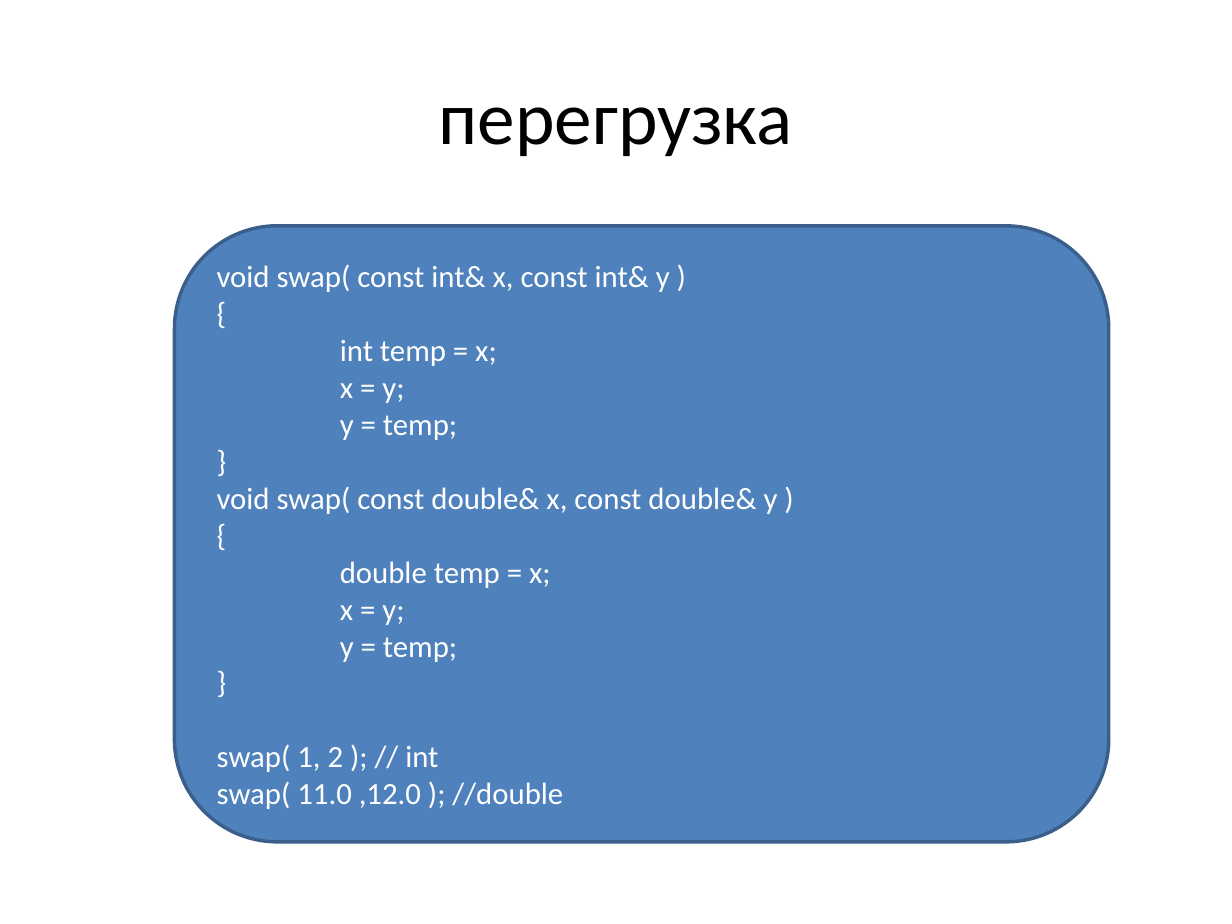
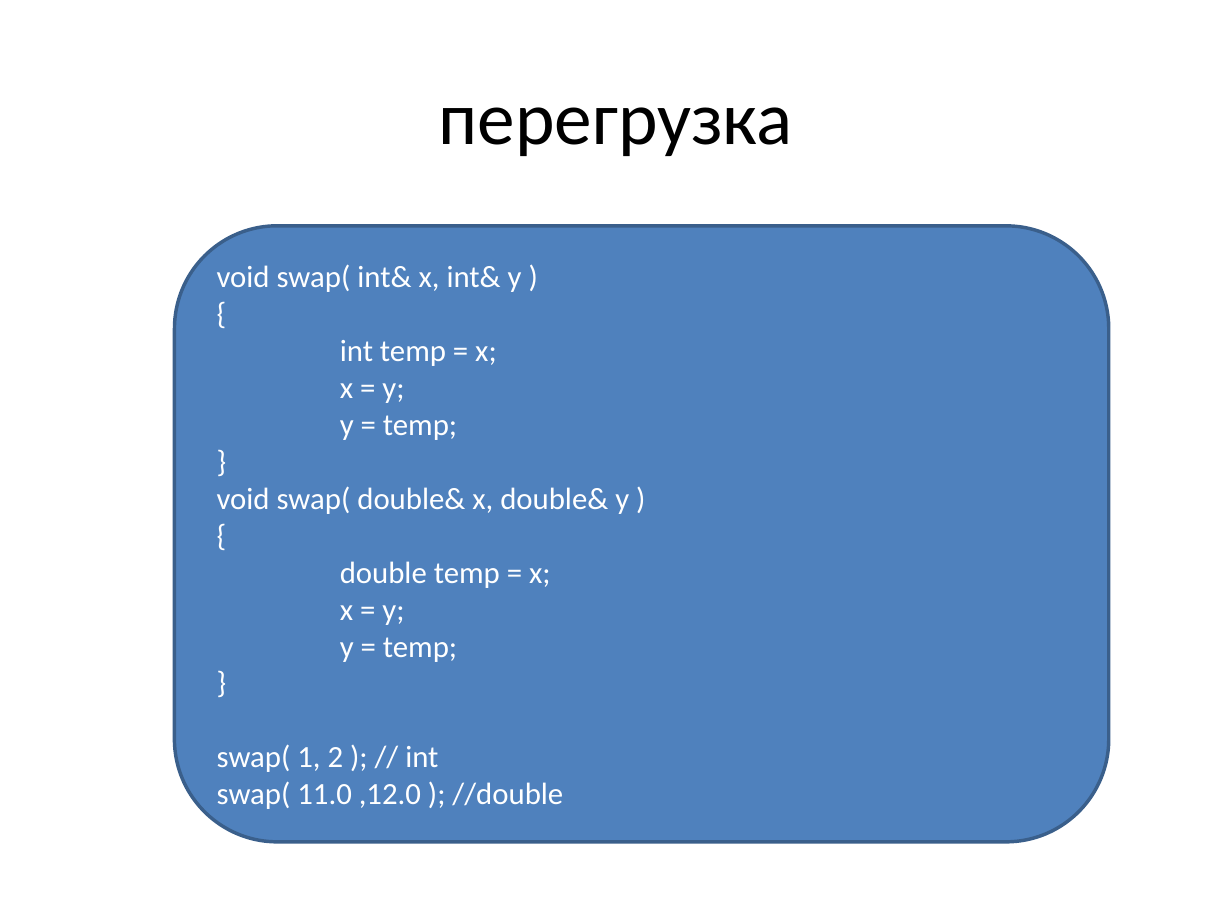
Before and after one commit to tscherkas/cpp_craft_1013, a slide deck: slide 3 of lections/cpp_craft_lec_5_pre.pptx. Drawn at 1232x924 pixels with LibreOffice and Linux fonts; fonts in the diff are those of the drawing. Boxes give left, top, right and bottom in pixels: in the first picture for what was removed or moved away, otherwise in the second. Text is boxed around its words. In the diff, an @@ line names an element or a change of style, - is before the commit and + after.

```diff
--- a/lections/cpp_craft_lec_5_pre.pptx
+++ b/lections/cpp_craft_lec_5_pre.pptx
@@ text in rounded rectangle at (x1=217, y1=264, x2=522, y2=292): text changed @@
-void swap( const int& x, const int& y )
+void swap( int& x, int& y )
@@ text in rounded rectangle at (x1=217, y1=486, x2=629, y2=514): text changed @@
-void swap( const double& x, const double& y )
+void swap( double& x, double& y )
```
Also in this commit, not shown: 4 other slides changed, 4 slides added.
